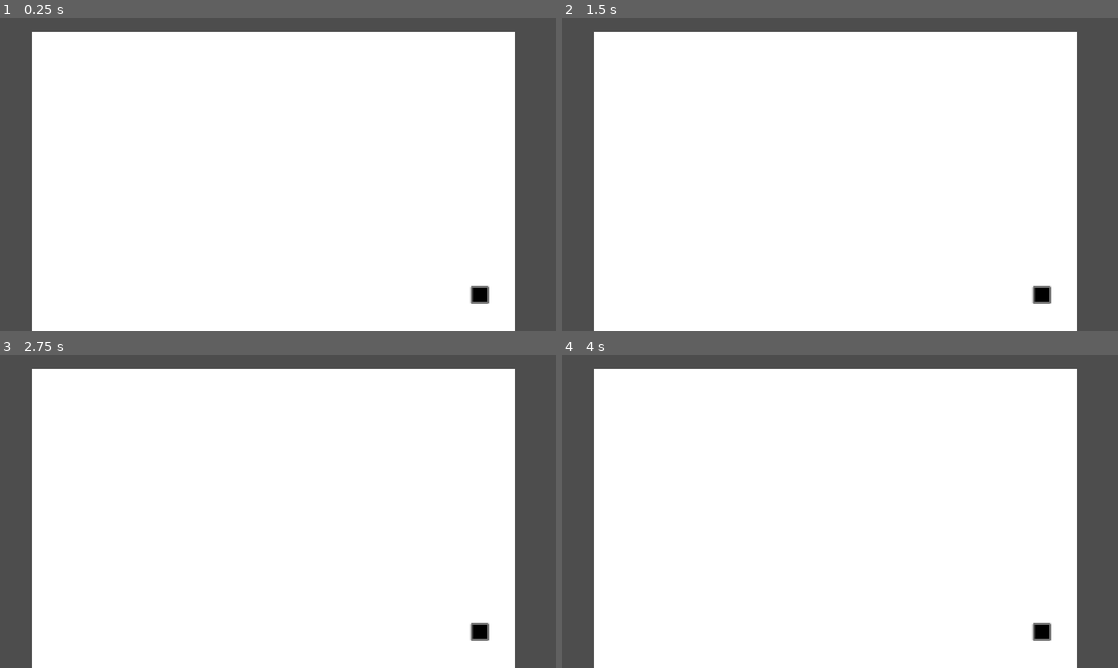
Above: before the commit, frames 1-4 (two rows, left to right).
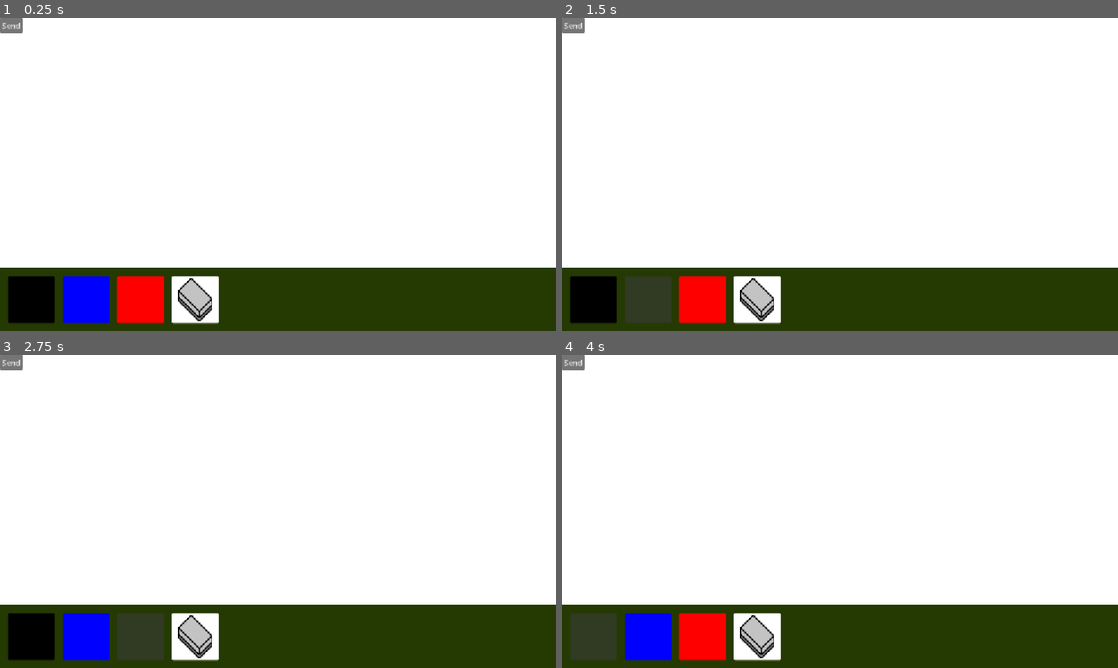
Above: after the commit, the same moments.

Repository: AGI-Frankenstein/web-test
Game: Godot game, scene res://scenes/OldDrawingStuff/Whiteboard_task.tscn
Same seed, same stepped clock (60 frames per second), same inputs: the game is played once before the commit and once after it.
Inputs (mouse positions are in pixels of both pictures, inside the frame that each line leads up to):
- Up to frame 1 (0.25 s): no input
- Up to frame 2 (1.5 s): click (595, 299) at 0.52 s; click (645, 299) at 1.27 s
- Up to frame 3 (2.75 s): click (139, 636) at 2.02 s
- Up to frame 4 (4 s): click (573, 361) at 2.75 s, where only the run after the commit has a clickable "Send"; click (595, 636) at 3.52 s

The runs differ from the first frame. In frame 1, 34% of the frame differs, in the area x 0-100%, y 0-100%; in frame 2, 34%; in frame 3, 34%; in frame 4, 34%.

Commit message:
HelloWorld Running On Mobile

Diff:
--- /dev/null
+++ b/client.gd
@@ -0,0 +1,57 @@
+extends Node2D
+
+# built from the example code in the godot documentation: https://docs.godotengine.org/en/stable/tutorials/networking/websocket.html
+
+# `wss://` is used for secure connections,
+# while `ws://` is used for plain text (insecure) connections.
+@export var websocket_url = "localhost:7777"
+
+var socket = WebSocketPeer.new()
+
+func _ready():
+	join_server()
+
+func join_server():
+	socket.set_outbound_buffer_size(5790208)
+	var err = socket.connect_to_url(websocket_url)
+	if err == OK:
+		print("Connecting to %s..." % websocket_url)
+		# Wait for the socket to connect.
+		await get_tree().create_timer(2).timeout
+
+		set_process(true)
+	else:
+		push_error("Unable to connect.")
+		set_process(false)
+
+func send_image(bytes, width, height):
+	#var compressed = bytes.compress()
+	socket.send_text(str(width) + ":" + str(height))
+	socket.send(bytes)
+
+func _process(_delta):
+
+	# update data transfers and socket state
+	socket.poll()
+
+	var state = socket.get_ready_state()
+
+	if state == WebSocketPeer.STATE_OPEN:
+		while socket.get_available_packet_count():
+			var packet = socket.get_packet()
+			if socket.was_string_packet():
+				var packet_text = packet.get_string_from_utf8()
+				print("< Got text data from server: %s" % packet_text)
+			else:
+				print("< Got binary data from server: %d bytes" % packet.size())
+
+	# socket is closing, keep polling for a clean close.
+	elif state == WebSocketPeer.STATE_CLOSING:
+		pass
+
+	# socket has fully closed
+	elif state == WebSocketPeer.STATE_CLOSED:
+		# The code will be `-1` if the disconnection was not properly notified by the remote peer.
+		var code = socket.get_close_code()
+		print("WebSocket closed with code: %d. Clean: %s" % [code, code != -1])
+		set_process(false)
--- /dev/null
+++ b/client.tscn
@@ -0,0 +1,6 @@
+[gd_scene format=3 uid="uid://ct5mmjan5yh2o"]
+
+[ext_resource type="Script" uid="uid://w1f05vv204rx" path="res://client.gd" id="1_lgb4g"]
+
+[node name="Client" type="Node2D" unique_id=481262097]
+script = ExtResource("1_lgb4g")
--- /dev/null
+++ b/scenes/OldDrawingStuff/Eraser.gd
@@ -0,0 +1,11 @@
+extends Button
+
+
+# Called when the node enters the scene tree for the first time.
+func _ready() -> void:
+	pass # Replace with function body.
+
+
+# Called every frame. 'delta' is the elapsed time since the previous frame.
+func _process(delta: float) -> void:
+	pass
--- a/scenes/OldDrawingStuff/Whiteboard_task.tscn
+++ b/scenes/OldDrawingStuff/Whiteboard_task.tscn
@@ -2,60 +2,161 @@
 
 [ext_resource type="Script" uid="uid://doq7hk6gddqsj" path="res://scenes/OldDrawingStuff/node_2d.gd" id="1_1prki"]
 [ext_resource type="Script" uid="uid://cn4axvydpte5p" path="res://scenes/OldDrawingStuff/control.gd" id="1_od77l"]
+[ext_resource type="Texture2D" uid="uid://clt4bmgd1xb0y" path="res://scenes/OldDrawingStuff/EraserSmall.png" id="3_xw0pa"]
+[ext_resource type="Texture2D" uid="uid://drocdv8fi1cy8" path="res://scenes/OldDrawingStuff/UndoIcon.png" id="4_hkanf"]
+[ext_resource type="PackedScene" uid="uid://ct5mmjan5yh2o" path="res://client.tscn" id="5_hnprw"]
+
+[sub_resource type="StyleBoxFlat" id="StyleBoxFlat_ilc40"]
+content_margin_left = 4.0
+content_margin_top = 4.0
+content_margin_right = 4.0
+content_margin_bottom = 4.0
+bg_color = Color(0, 0, 0, 1)
+corner_radius_top_left = 3
+corner_radius_top_right = 3
+corner_radius_bottom_right = 3
+corner_radius_bottom_left = 3
+corner_detail = 5
+
+[sub_resource type="StyleBoxFlat" id="StyleBoxFlat_hkanf"]
+content_margin_left = 4.0
+content_margin_top = 4.0
+content_margin_right = 4.0
+content_margin_bottom = 4.0
+bg_color = Color(0.101960786, 0.101960786, 0.101960786, 0)
+corner_radius_top_left = 3
+corner_radius_top_right = 3
+corner_radius_bottom_right = 3
+corner_radius_bottom_left = 3
+corner_detail = 5
+
+[sub_resource type="StyleBoxFlat" id="StyleBoxFlat_xw0pa"]
+content_margin_left = 4.0
+content_margin_top = 4.0
+content_margin_right = 4.0
+content_margin_bottom = 4.0
+bg_color = Color(0.6901961, 0.6901961, 0.6901961, 0.7019608)
+corner_radius_top_left = 3
+corner_radius_top_right = 3
+corner_radius_bottom_right = 3
+corner_radius_bottom_left = 3
+corner_detail = 5
 
 [node name="CanvasLayer2" type="CanvasLayer" unique_id=1694772369]
 layer = 11
 
-[node name="Control" type="Control" parent="." unique_id=1712743211]
-layout_mode = 3
-anchors_preset = 0
-offset_right = 40.0
-offset_bottom = 40.0
-
-[node name="SubViewportContainer" type="SubViewportContainer" parent="Control" unique_id=1976293733]
-layout_mode = 0
-offset_left = 67.0
-offset_top = 30.0
-offset_right = 417.0
-offset_bottom = 230.0
-
-[node name="SubViewport" type="SubViewport" parent="Control/SubViewportContainer" unique_id=1643516856]
-handle_input_locally = false
-size = Vector2i(1000, 1000)
-render_target_update_mode = 4
-
-[node name="Control2" type="Control" parent="Control/SubViewportContainer/SubViewport" unique_id=2127821958]
+[node name="Control2" type="Control" parent="." unique_id=2127821958]
 top_level = true
 layout_mode = 3
 anchors_preset = 15
 anchor_right = 1.0
 anchor_bottom = 1.0
+offset_bottom = -182.0
 grow_horizontal = 2
 grow_vertical = 2
 script = ExtResource("1_od77l")
 
-[node name="ColorRect" type="ColorRect" parent="Control/SubViewportContainer/SubViewport/Control2" unique_id=1047995722]
+[node name="SubViewportContainer" type="SubViewportContainer" parent="Control2" unique_id=1976293733]
+layout_mode = 0
+offset_right = 1000.0
+offset_bottom = 1000.0
+
+[node name="SubViewport" type="SubViewport" parent="Control2/SubViewportContainer" unique_id=1643516856]
+handle_input_locally = false
+size = Vector2i(1000, 1000)
+render_target_update_mode = 4
+
+[node name="ColorRect" type="ColorRect" parent="Control2/SubViewportContainer/SubViewport" unique_id=1047995722]
 clip_children = 2
-layout_mode = 1
 anchors_preset = 15
 anchor_right = 1.0
 anchor_bottom = 1.0
 grow_horizontal = 2
 grow_vertical = 2
 
-[node name="ColorPickerButton" type="ColorPickerButton" parent="Control/SubViewportContainer/SubViewport/Control2" unique_id=1317647031]
-layout_mode = 0
-offset_left = 908.0
-offset_top = 525.0
-offset_right = 946.0
-offset_bottom = 562.0
-
-[node name="Node2D" type="Node2D" parent="Control/SubViewportContainer/SubViewport/Control2" unique_id=873773862]
+[node name="Node2D" type="Node2D" parent="Control2/SubViewportContainer/SubViewport" unique_id=873773862]
 top_level = true
 script = ExtResource("1_1prki")
 
-[node name="Line2D" type="Line2D" parent="Control/SubViewportContainer/SubViewport/Control2/Node2D" unique_id=1460313514]
+[node name="Line2D" type="Line2D" parent="Control2/SubViewportContainer/SubViewport/Node2D" unique_id=1460313514]
 points = PackedVector2Array(138, 83)
 closed = true
 width = 4.0
 default_color = Color(0, 0, 0, 1)
+
+[node name="ColorRect" type="ColorRect" parent="Control2" unique_id=666691746]
+clip_children = 2
+z_index = -7
+layout_mode = 1
+anchors_preset = 15
+anchor_right = 1.0
+anchor_bottom = 1.0
+offset_right = 862.0
+offset_bottom = 918.0
+grow_horizontal = 2
+grow_vertical = 2
+mouse_filter = 2
+color = Color(0.14117648, 0.22745098, 0.007843138, 1)
+
+[node name="ColorPickerButton" type="ColorPickerButton" parent="Control2" unique_id=1317647031]
+z_index = 4
+layout_mode = 0
+offset_left = -309.0
+offset_top = 149.0
+offset_right = -182.0
+offset_bottom = 267.0
+
+[node name="Color1Button" type="Button" parent="Control2" unique_id=1333860369]
+layout_mode = 0
+offset_left = 28.0
+offset_top = 500.0
+offset_right = 148.0
+offset_bottom = 620.0
+theme_override_styles/normal = SubResource("StyleBoxFlat_ilc40")
+
+[node name="Color2Button" type="Button" parent="Control2" unique_id=1807654652]
+layout_mode = 0
+offset_left = 185.0
+offset_top = 498.0
+offset_right = 305.0
+offset_bottom = 618.0
+
+[node name="Color3Button" type="Button" parent="Control2" unique_id=659023406]
+layout_mode = 0
+offset_left = 353.0
+offset_top = 500.0
+offset_right = 473.0
+offset_bottom = 620.0
+
+[node name="EraserToggle" type="Button" parent="Control2" unique_id=1833004251]
+layout_mode = 0
+offset_left = 507.0
+offset_top = 498.0
+offset_right = 627.0
+offset_bottom = 618.0
+theme_override_styles/normal = SubResource("StyleBoxFlat_hkanf")
+theme_override_styles/pressed = SubResource("StyleBoxFlat_xw0pa")
+toggle_mode = true
+icon = ExtResource("3_xw0pa")
+icon_alignment = 1
+expand_icon = true
+
+[node name="UndoButton" type="Button" parent="Control2" unique_id=64052845]
+visible = false
+layout_mode = 0
+offset_left = 655.0
+offset_top = 499.0
+offset_right = 775.0
+offset_bottom = 619.0
+theme_override_styles/normal = SubResource("StyleBoxFlat_hkanf")
+theme_override_styles/pressed = SubResource("StyleBoxFlat_xw0pa")
+icon = ExtResource("4_hkanf")
+icon_alignment = 1
+expand_icon = true
+
+[node name="Client" parent="Control2" unique_id=481262097 instance=ExtResource("5_hnprw")]
+
+[connection signal="pressed" from="Control2/Color1Button" to="Control2" method="_on_color_1_button_pressed"]
+[connection signal="pressed" from="Control2/Color2Button" to="Control2" method="_on_color_2_button_pressed"]
+[connection signal="pressed" from="Control2/Color3Button" to="Control2" method="_on_color_3_button_pressed"]
+[connection signal="toggled" from="Control2/EraserToggle" to="Control2/SubViewportContainer/SubViewport/Node2D" method="_on_button_toggled"]
--- a/scenes/OldDrawingStuff/control.gd
+++ b/scenes/OldDrawingStuff/control.gd
@@ -1,24 +1,80 @@
 extends Control
 
-@onready var node = $Node2D
+@onready var node = $SubViewportContainer/SubViewport/Node2D
 @onready var ClrPickerBttn: ColorPickerButton = $ColorPickerButton
+@onready var svp = $SubViewportContainer/SubViewport
+@onready var bttns: Array[Button]
+@onready var btn1 = $Color1Button
+@onready var btn2: Button = $Color2Button
+@onready var btn3: Button = $Color3Button
+@onready var btnEraser: Button = $EraserToggle
+@onready var btnUndo: Button = $UndoButton
+
 var color: Color
+var roundcolor: Array[Color]
 
-# Called when the node enters the scene tree for the first time.
 func _ready() -> void:
-	color = Color.BLACK
-	pass # Replace with function body.
+	color = Color.BLACK # Setting default color
 
+	roundcolor = randomize_round_colors(3) # randomizes colors for the round and appends white background for eraser tool
+	roundcolor.append(Color.WHITE)
+	roundcolor.append(Color.WHITE)
 
-# Called every frame. 'delta' is the elapsed time since the previous frame.
+	bttns.append(btn1) # Adds all buttons to array
+	bttns.append(btn2)
+	bttns.append(btn3)
+	bttns.append(btnEraser)
+	bttns.append(btnUndo)
+	_resize_to_screen() # Resizes for the device screen size, adjust button positions and also changes button backgrounds
+
+	var join_button = Button.new()
+	join_button.text = "Send"
+	join_button.pressed.connect(submit_image)
+	join_button.offset_top = 0
+	add_child(join_button)
+
+	pass
+
 func _process(_delta: float) -> void:
-	var size: Vector2 = get_global_rect().size
-	var offset: Vector2 = get_global_rect().position
-	var img: Image = get_parent().get_texture().get_image()
-	color = ClrPickerBttn.color
+	var sz = get_viewport().get_visible_rect().size
+	if (sz[0] > sz[1]):
+		_resize_to_screen()
+	pass
 
-func _find_canvas_layer(node: Node) -> Node:
-	var current = node
+func randomize_round_colors(size: int) -> Array[Color]:
+	# TODO: randomize and return the selected rounds colors
+	return [Color.BLACK, Color.BLUE, Color.RED]
+
+func submit_image() -> void:
+	# Function that passes the img to the server
+	# TODO: add exporting the set image for processing, will need to filter white to transparent
+	# If we are displaying bones for drawing, should we remove them or keep them in the final monster?
+	# If remove, add full transparency to the bone before grabbing the img
+	var img: Image = svp.get_texture().get_image() # This image "Should" be what is on the drawing space
+	var bytes = img.get_data()
+	$Client.send_image(bytes, img.get_width(), img.get_height())
+	return
+
+func _resize_to_screen() -> void:
+	var sz = get_viewport().get_visible_rect().size
+	var buttonsizes = sz[1]*0.15
+	sz[1] = sz[1]*0.8
+	svp.size = sz
+	for button in bttns:
+		button.size[0] = buttonsizes
+		button.size[1] = buttonsizes
+	for i in range(bttns.size()):
+		bttns[i].position[0] = i * buttonsizes + buttonsizes/6 * (i + 1)
+		bttns[i].position[1] = sz[1] + buttonsizes/6
+		_change_button_background(roundcolor[i], bttns[i])
+
+func _change_button_background(col: Color, btn: Button) -> void:
+	var style = btn.get_theme_stylebox("normal").duplicate()
+	style.bg_color = col
+	btn.add_theme_stylebox_override("normal", style)
+
+func _find_canvas_layer(cur: Node) -> Node:
+	var current = cur
 	while current != null:
 		if current is CanvasLayer:
 			return current
@@ -27,3 +83,14 @@
 
 func get_color() -> Color:
 	return color
+
+### Signals ###
+
+func _on_color_1_button_pressed() -> void:
+	color = roundcolor[0]
+
+func _on_color_2_button_pressed() -> void:
+	color = roundcolor[1]
+
+func _on_color_3_button_pressed() -> void:
+	color = roundcolor[2]
--- a/scenes/OldDrawingStuff/node_2d.gd
+++ b/scenes/OldDrawingStuff/node_2d.gd
@@ -1,7 +1,7 @@
 extends Node2D
 
 @onready var _lines:Node2D = $Line2D
-@onready var _ctrl: = get_parent()
+@onready var _ctrl: = get_parent().get_parent().get_parent()
 
 var _pressedright: bool = false
 var _pressedleft: bool = false
@@ -12,15 +12,21 @@
 func _input(event: InputEvent) -> void:
 	_get_active_color()
 
+	if _eraser == true:
+		_selected_color = Color.WHITE
+
 	if event is InputEventScreenTouch:
 		_pressedleft = event.pressed
 		if _pressedleft:
 			_current_line = Line2D.new()
 			_current_line.default_color = _selected_color
-			_current_line.width = 12
+			if _eraser == true:
+				_current_line.width = 36
+			else:
+				_current_line.width = 12
 			_lines.add_child(_current_line)
 			_current_line.add_point(event.position)
-	elif event is InputEventScreenDrag and _pressedleft and _eraser:
+	elif event is InputEventScreenDrag and _pressedleft:
 		_current_line.add_point(event.position)
 
 	if event is InputEventMouseButton:
@@ -29,7 +35,10 @@
 			if _pressedright:
 				_current_line = Line2D.new()
 				_current_line.default_color = _selected_color
-				_current_line.width = 2
+				if _eraser == true:
+					_current_line.width = 12
+				else:
+					_current_line.width = 2
 				_lines.add_child(_current_line)
 				_current_line.add_point(event.position)
 	elif event is InputEventMouseMotion and _pressedright:
@@ -38,8 +47,5 @@
 func _get_active_color() -> void:
 	_selected_color = _ctrl.get_color()
 
-#func _ready() -> void:
-	#pass
-
-#func _process(delta: float) -> void:
-	#pass
+func _on_button_toggled(toggled_on: bool) -> void:
+	_eraser = toggled_on
Not shown, added: client.gd.uid
Not shown, added: scenes/OldDrawingStuff/Eraser.gd.uid
Binary file added: scenes/OldDrawingStuff/EraserSmall.png
Not shown, added: scenes/OldDrawingStuff/EraserSmall.png.import
Binary file added: scenes/OldDrawingStuff/UndoIcon.png
Not shown, added: scenes/OldDrawingStuff/UndoIcon.png.import
Not shown, changed: index.pck
Not shown, added: scenes/OldDrawingStuff/image.png.url
